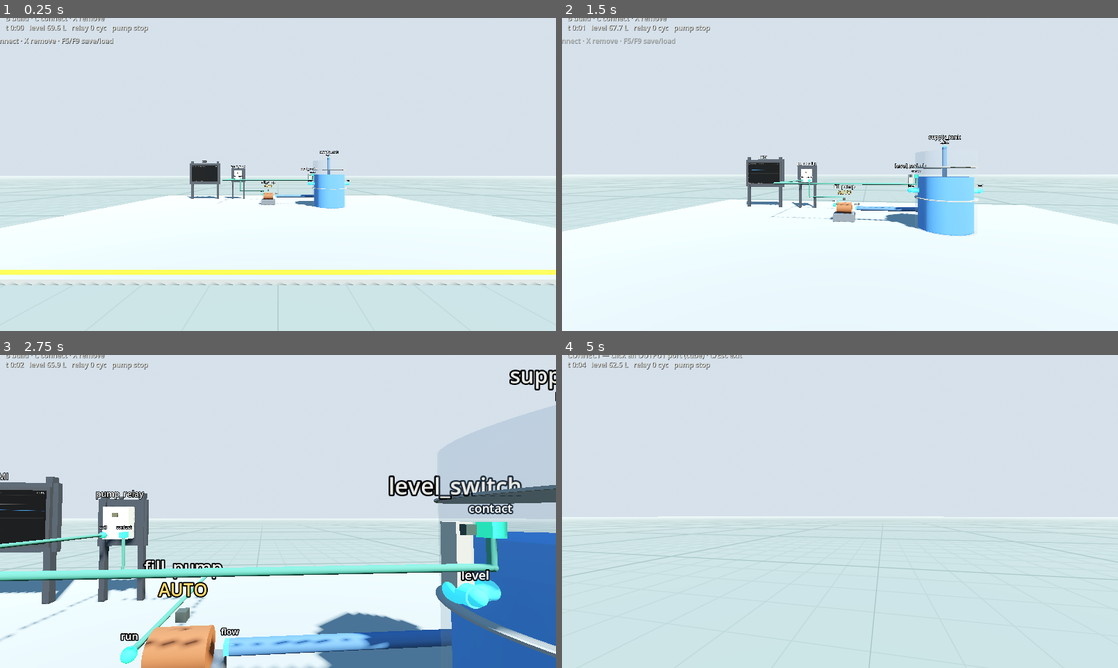
Above: before the commit, frames 1-4 (two rows, left to right).
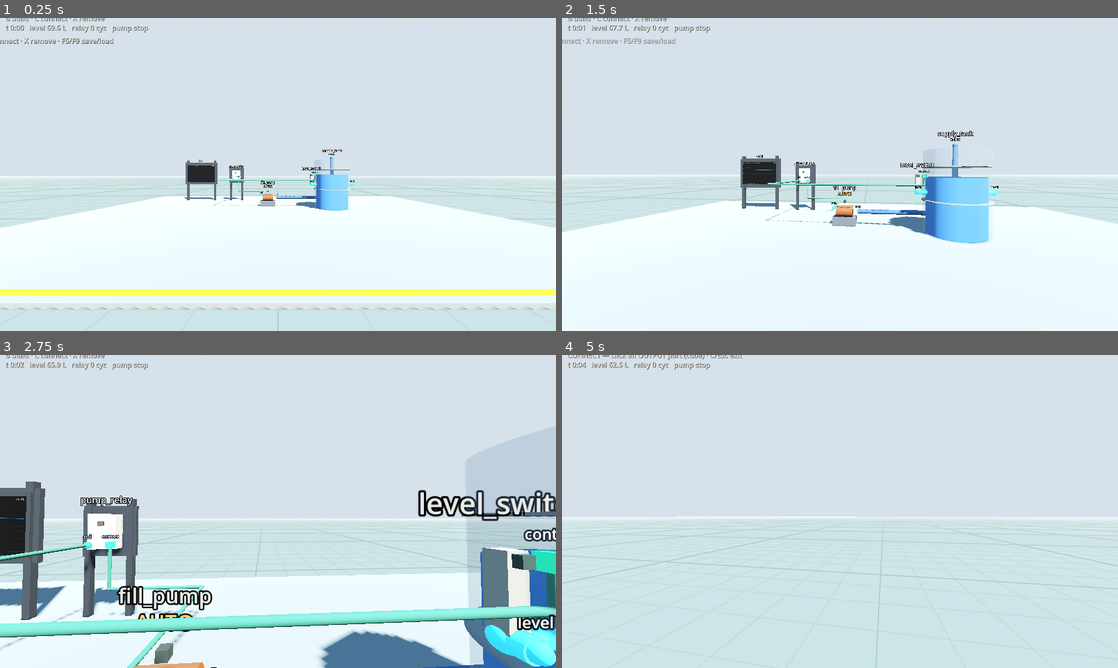
Above: after the commit, the same moments.

Repository: whharris917/flowstate
Game: Godot game, scene res://world/sandbox.tscn
The game is run twice, just before and just after one commit, with the same random seed, the same clock (stepped at 60 frames per second) and the same inputs. Sound files missing from this copy of the repository are replaced by a short silence.
Inputs (mouse positions are in pixels of both pictures, inside the frame that each line leads up to):
- Up to frame 1 (0.25 s): no input
- Up to frame 2 (1.5 s): move the mouse to (867, 174) at 0.52 s; hold E (interact) 0.53-1.28 s; hold W (move_forward) from 0.53 s (still down); click (867, 174) at 0.67 s; tap Mouse wheel up (zoom_in, bound only after the commit) at 0.8, 1.35 s; move the mouse to (812, 174) at 1.27 s; click (812, 174) at 1.42 s
- Up to frame 3 (2.75 s): keep holding W (move_forward); tap Mouse wheel down (zoom_out, bound only after the commit) at 1.55 s; move the mouse to (289, 505) at 2.02 s; hold Mouse wheel down (zoom_out, bound only after the commit) from 2.03 s (still down); click (289, 505) at 2.17 s; tap E (interact) at 2.3 s
- Up to frame 4 (5 s): keep holding W (move_forward); move the mouse to (834, 517) at 2.77 s; release Mouse wheel down (zoom_out, bound only after the commit) at 2.78 s; tap B (build_mode) at 2.85 s; click (834, 517) at 2.92 s; tap Mouse wheel up (zoom_in, bound only after the commit) at 3.05 s; move the mouse to (878, 514) at 3.52 s; hold C (connect_mode) 3.53-4.28 s; click (878, 514) at 3.67 s; tap Mouse wheel down (zoom_out, bound only after the commit) at 3.8 s; move the mouse to (795, 508) at 4.27 s; tap X (delete_item) at 4.35 s; click (795, 508) at 4.42 s; tap E (interact) at 4.55 s

The runs differ from the first frame. In frame 1, 9.6% of the frame differs, in the area x 0-100%, y 41-94%; in frame 2, 4.4%; in frame 3, 31%, in the area x 0-100%, y 4-100%; in frame 4, 1.1%.

Commit message:
Hockey-stick zoom camera; duller, quieter footsteps
Mouse wheel slides the camera along a smooth quadratic track in
player space: blade tip at eye level in front of the face (zoomed-in
first person), knee at the eyes, shaft rising to ~5.4 m up and
slightly behind (third person, still centered on the player). Yaw
stays on the body, pitch free-looks from the chosen vantage; a ray
from the head pulls the camera in short of walls and ceilings.
Interact and build-ghost reach extend by the camera-to-head distance
so the crosshair works from any zoom.

Footsteps were exposed as harsh once outdoors with no reverb: noise
bed now two-pole lowpassed at 300 Hz, attack 12 ms, normalized to
0.30 (land 0.42), small per-step level variation, player -17 dB.

Co-Authored-By: Claude Fable 5 <noreply@anthropic.com>
Claude-Session: https://claude.ai/code/session_01LEpShB69R5sqJSsHUaRUU2

Diff:
--- a/game/player/build_controller.gd
+++ b/game/player/build_controller.gd
@@ -154,7 +154,7 @@
 	var camera := player.camera
 	var space := camera.get_world_3d().direct_space_state
 	var query := PhysicsRayQueryParameters3D.create(camera.global_position,
-		camera.global_position - camera.global_basis.z * REACH, 1)
+		camera.global_position - camera.global_basis.z * (REACH + player.zoom_offset()), 1)
 	query.exclude = [player.get_rid()]
 	var hit := space.intersect_ray(query)
 	if hit.is_empty() or (hit["normal"] as Vector3).y < 0.6:
--- a/game/player/player.gd
+++ b/game/player/player.gd
@@ -1,16 +1,32 @@
 class_name Player
 extends CharacterBody3D
 ## First-person controller: WASD + mouse look, click to capture the
-## mouse, Esc to release, E to use what you're looking at. The player
-## has a visible body and footsteps that feed the Room reverb bus.
+## mouse, Esc to release, E to use what you're looking at. The mouse
+## wheel slides the camera along a hockey-stick track — blade tip at
+## eye level in front of the face (zoomed in), knee at the eyes, shaft
+## rising up and slightly behind (zoomed out to third person, still
+## centered on the player). Yaw turns the body, pitch free-looks from
+## whatever vantage point the wheel has chosen.
 
 const SPEED := 4.0
 const MOUSE_SENS := 0.0022
 const GRAVITY := 9.8
 const STEP_DISTANCE := 1.85
 
+const EYE := Vector3(0, 1.6, 0)
+# The zoom track, eye-local: a quadratic through tip -> knee -> top so
+# there is no kink where the blade meets the shaft.
+const ZOOM_TIP := Vector3(0, 0, -0.55)
+const ZOOM_KNEE := Vector3(0, 0.15, 0.25)
+const ZOOM_TOP := Vector3(0, 5.4, 2.6)
+const ZOOM_STEP := 0.07
+const BASE_REACH := 3.0
+
 @onready var camera: Camera3D = $Camera3D
 @onready var ray: RayCast3D = $Camera3D/InteractRay
+
+var zoom_t: float = 0.0        # 0 = blade tip (first person), 1 = top of shaft
+var _zoom_now: float = 0.0     # smoothed follower
 
 var _step_streams: Array[AudioStream] = []
 var _land_stream: AudioStream
@@ -31,7 +47,7 @@
 	_land_stream = load("res://audio/land.wav")
 	_steps = AudioStreamPlayer.new()
 	_steps.bus = "Room"
-	_steps.volume_db = -15.0
+	_steps.volume_db = -17.0
 	add_child(_steps)
 
 
@@ -54,7 +70,12 @@
 		rotate_y(-motion.relative.x * MOUSE_SENS)
 		camera.rotation.x = clampf(camera.rotation.x - motion.relative.y * MOUSE_SENS,
 			-PI / 2.0 + 0.05, PI / 2.0 - 0.05)
+	elif event.is_action_pressed("zoom_in"):
+		zoom_t = clampf(zoom_t - ZOOM_STEP, 0.0, 1.0)
+	elif event.is_action_pressed("zoom_out"):
+		zoom_t = clampf(zoom_t + ZOOM_STEP, 0.0, 1.0)
 	elif event is InputEventMouseButton and (event as InputEventMouseButton).pressed \
+			and (event as InputEventMouseButton).button_index == MOUSE_BUTTON_LEFT \
 			and Input.mouse_mode != Input.MOUSE_MODE_CAPTURED:
 		Input.mouse_mode = Input.MOUSE_MODE_CAPTURED
 	elif event.is_action_pressed("ui_cancel"):
@@ -74,7 +95,37 @@
 	velocity.x = direction.x * SPEED
 	velocity.z = direction.z * SPEED
 	move_and_slide()
+	_update_camera(delta)
 	_update_footsteps(delta)
+
+
+## Slide the camera along the zoom track, pulling it in when a wall,
+## floor, or ceiling sits between the head and the desired spot.
+func _update_camera(delta: float) -> void:
+	_zoom_now = lerpf(_zoom_now, zoom_t, 1.0 - exp(-10.0 * delta))
+	var head := to_global(EYE)
+	var target := to_global(_zoom_point(_zoom_now))
+	var space := get_world_3d().direct_space_state
+	var query := PhysicsRayQueryParameters3D.create(head, target, 1)
+	query.exclude = [get_rid()]
+	var hit := space.intersect_ray(query)
+	if not hit.is_empty():
+		target = (hit["position"] as Vector3) + (head - target).normalized() * 0.18
+	camera.position = to_local(target)
+	ray.target_position = Vector3(0, 0, -(BASE_REACH + zoom_offset()))
+
+
+func _zoom_point(t: float) -> Vector3:
+	var a := ZOOM_TIP.lerp(ZOOM_KNEE, t)
+	var b := ZOOM_KNEE.lerp(ZOOM_TOP, t)
+	return EYE + a.lerp(b, t)
+
+
+## How far the camera currently sits from the head. Reach-based systems
+## (interact ray, build ghost) add this so the crosshair keeps working
+## from a zoomed-out vantage.
+func zoom_offset() -> float:
+	return camera.position.distance_to(EYE)
 
 
 func _update_footsteps(delta: float) -> void:
@@ -97,6 +148,7 @@
 func _play(stream: AudioStream, pitch: float) -> void:
 	_steps.stream = stream
 	_steps.pitch_scale = pitch
+	_steps.volume_db = -17.0 + randf_range(-2.0, 0.0)
 	_steps.play()
 
 
--- a/game/project.godot
+++ b/game/project.godot
@@ -105,6 +105,16 @@
 "events": [Object(InputEventKey,"resource_local_to_scene":false,"resource_name":"","device":-1,"window_id":0,"alt_press …(190 unchanged characters)…
 ]
 }
+zoom_in={
+"deadzone": 0.5,
+"events": [Object(InputEventMouseButton,"resource_local_to_scene":false,"resource_name":"","device":-1,"window_id":0,"alt_pressed":false,"shift_pressed":false,"ctrl_pressed":false,"meta_pressed":false,"button_mask":0,"position":Vector2(0, 0),"global_position":Vector2(0, 0),"factor":1.0,"button_index":4,"canceled":false,"pressed":false,"double_click":false,"script":null)
+]
+}
+zoom_out={
+"deadzone": 0.5,
+"events": [Object(InputEventMouseButton,"resource_local_to_scene":false,"resource_name":"","device":-1,"window_id":0,"alt_pressed":false,"shift_pressed":false,"ctrl_pressed":false,"meta_pressed":false,"button_mask":0,"position":Vector2(0, 0),"global_position":Vector2(0, 0),"factor":1.0,"button_index":5,"canceled":false,"pressed":false,"double_click":false,"script":null)
+]
+}
 quicksave={
 "deadzone": 0.5,
 "events": [Object(InputEventKey,"resource_local_to_scene":false,"resource_name":"","device":-1,"window_id":0,"alt_press …(195 unchanged characters)…
--- /dev/null
+++ b/game/world/main.tscn
@@ -0,0 +1,10 @@
+[gd_scene format=3 uid="uid://bi6v5kwvlv3mf"]
+
+[ext_resource type="Script" path="res://world/main.gd" id="1"]
+[ext_resource type="PackedScene" path="res://player/player.tscn" id="2"]
+
+[node name="Main" type="Node3D" unique_id=988014845]
+script = ExtResource("1")
+
+[node name="Player" parent="." unique_id=9976735 instance=ExtResource("2")]
+transform = Transform3D(1, 0, 0, 0, 1, 0, 0, 0, 1, 0, 0.1, 9)
Not shown, removed: game/world/main.gd.uid
Not shown, changed: game/audio/land.wav
Not shown, changed: game/audio/step_1.wav
Not shown, changed: game/audio/step_2.wav
Not shown, changed: game/audio/step_3.wav
Not shown, changed: game/audio/step_4.wav
Not shown, changed: tools/generate_audio.py
